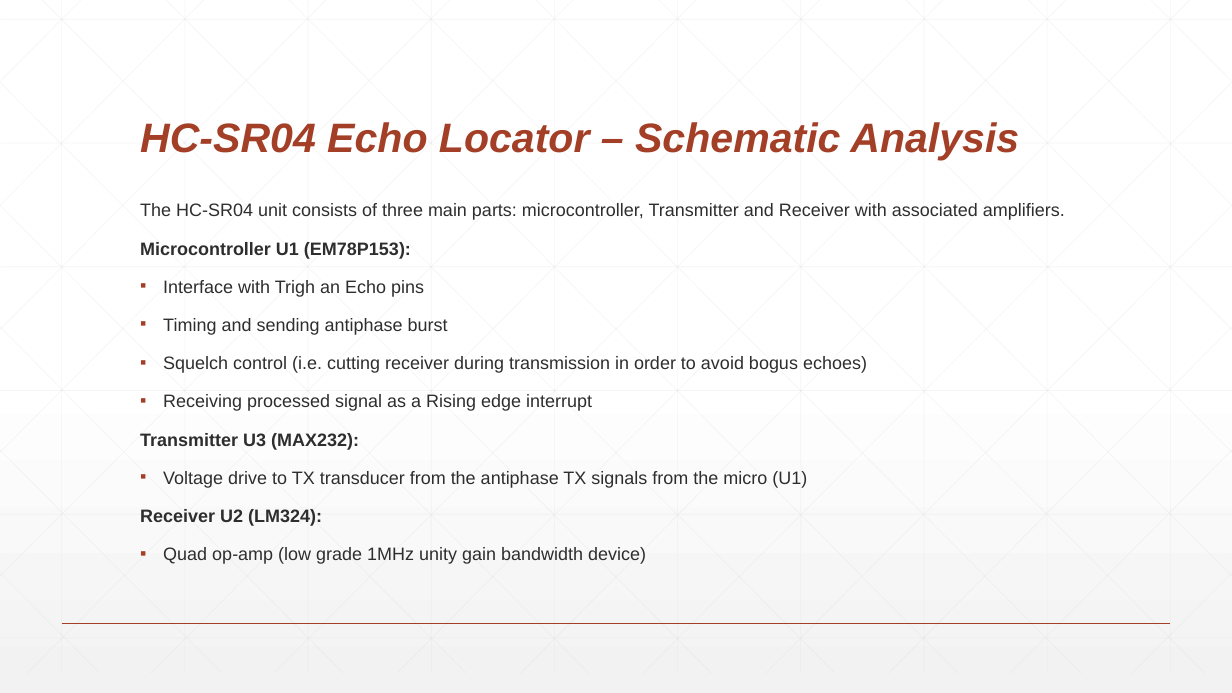
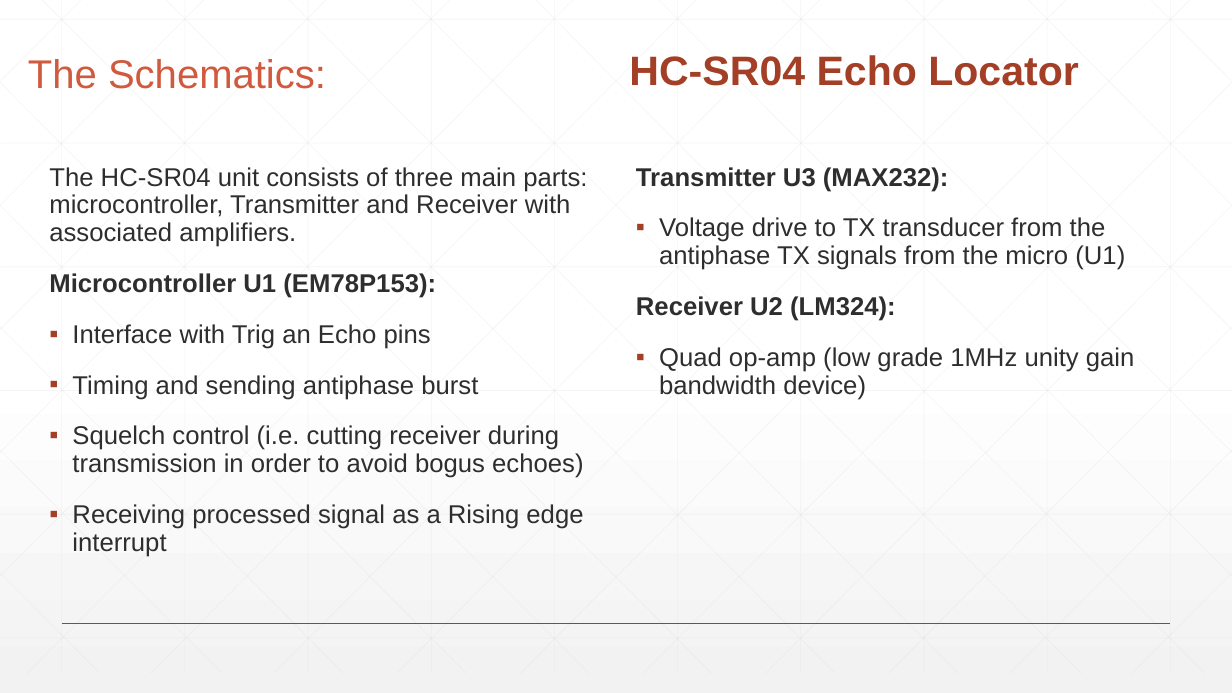
Before and after one commit to filippocastelli/uolli, a slide deck: slide 5 of Hardware_description.pptx. Drawn at 1232x693 pixels with LibreOffice and Linux fonts; fonts in the diff are those of the drawing. Boxes give left, top, right and bottom in pixels: in the first picture for what was removed or moved away, otherwise in the second. Text is boxed around its words. In the diff, an @@ line names an element or a change of style, - is before the commit and + after.

```diff
--- a/Hardware_description.pptx
+++ b/Hardware_description.pptx
@@ text added at (28,59,326,89), 31.2 pt, text #D15A3E @@
+The Schematics:
@@ text at (629,55,1079,86): text changed; italic off @@
-HC-SR04 Echo Locator – Schematic Analysis
+HC-SR04 Echo Locator
@@ text "The HC-SR04 unit consists of ...": place and size @@
-text "The HC-SR04 unit consists of ..." at (140,203,1065,564)
+text "The HC-SR04 unit consists of ..." at (49,167,587,557)
@@ text at (49,167,587,557): size 14 to 20 pt; line spacing 0.7 to 0.9 @@
@@ text added at (636,167,1135,400), 20 pt, text #2D2E2D @@
+Transmitter U3 (MAX232):
+▪ Voltage drive to TX transducer from the antiphase TX signals from the micro (U1)
+Receiver U2 (LM324):
+▪ Quad op-amp (low grade 1MHz unity gain bandwidth device)
@@ text at (72,324,431,349): text changed; size 14 to 20 pt @@
-▪ Interface with Trigh an Echo pins
+▪ Interface with Trig an Echo pins
@@ text at (140,433,807,564): paragraphs removed @@
-Transmitter U3 (MAX232):
-▪ Voltage drive to TX transducer from the antiphase TX signals from the micro (U1)
-Receiver U2 (LM324):
-▪ Quad op-amp (low grade 1MHz unity gain bandwidth device)
```
Also in this commit, not shown: 14 other slides changed.
